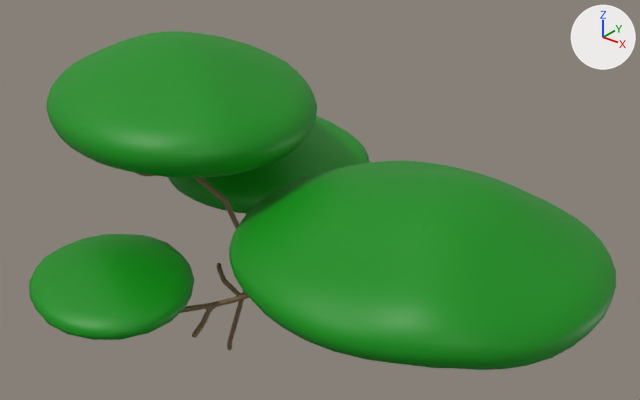
An edit to the Blender file data/Assets/Models/Vegetation/Tree 6.blend, drawn before and after from the same camera.
The view is the same before and after, from a camera (50 mm lens) standing at (129.2, -126.2, 126.0) and looking at (21.5, 8.4, 42.5). Arrows for +X, +Y and +Z are at upper right; the lights stay in place.
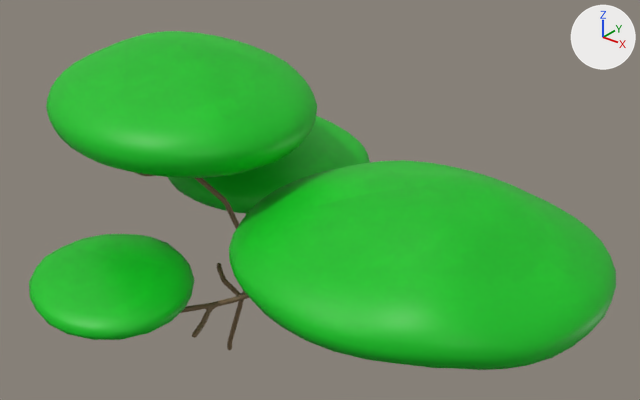
What differs and where, as boxes (x1, y1, x2, y2) in the pictures (640 x 400 px):
'Icosphere', surface changed
    both: (229, 160, 616, 370)
'Icosphere.003', surface changed
    both: (46, 31, 317, 178)
'Icosphere.002', surface changed
    both: (29, 234, 194, 340)
'Icosphere.001', surface changed
    both: (168, 116, 370, 214)

Edits to the bpy script that builds the scene:
```text
Add img_leaves_d_png:
    img_leaves_d_png = load_image('Leaves_D.png', '../../Textures/Leaves_D.png', 1024, 1024, 'sRGB')
Change mat_mat_leaves:
    remove mat_mat_leaves.base_color = (0.0, 0.274, 0.00322)  # green #008f0b
    add mat_mat_leaves.texture = img_leaves_d_png
```
